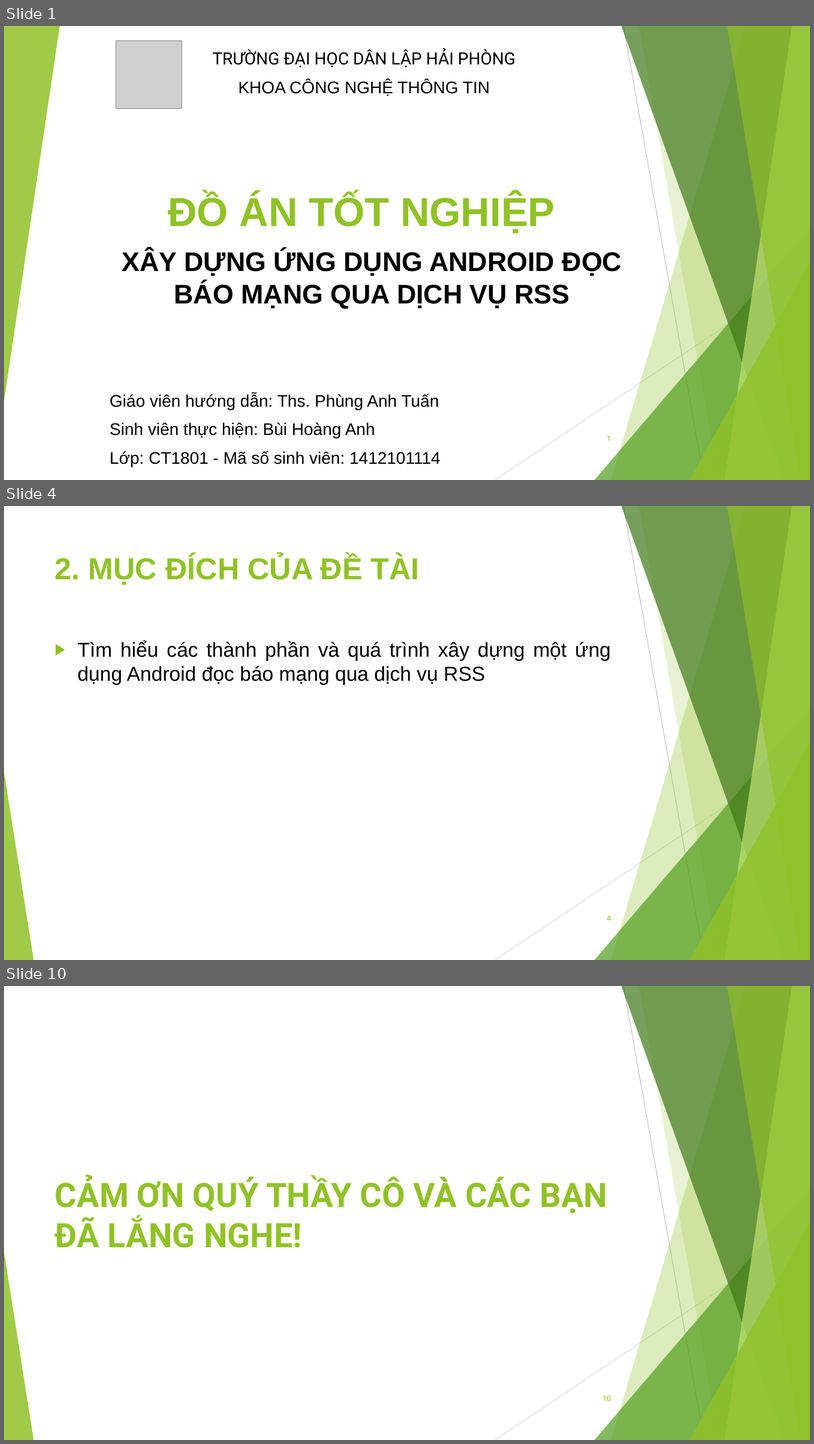
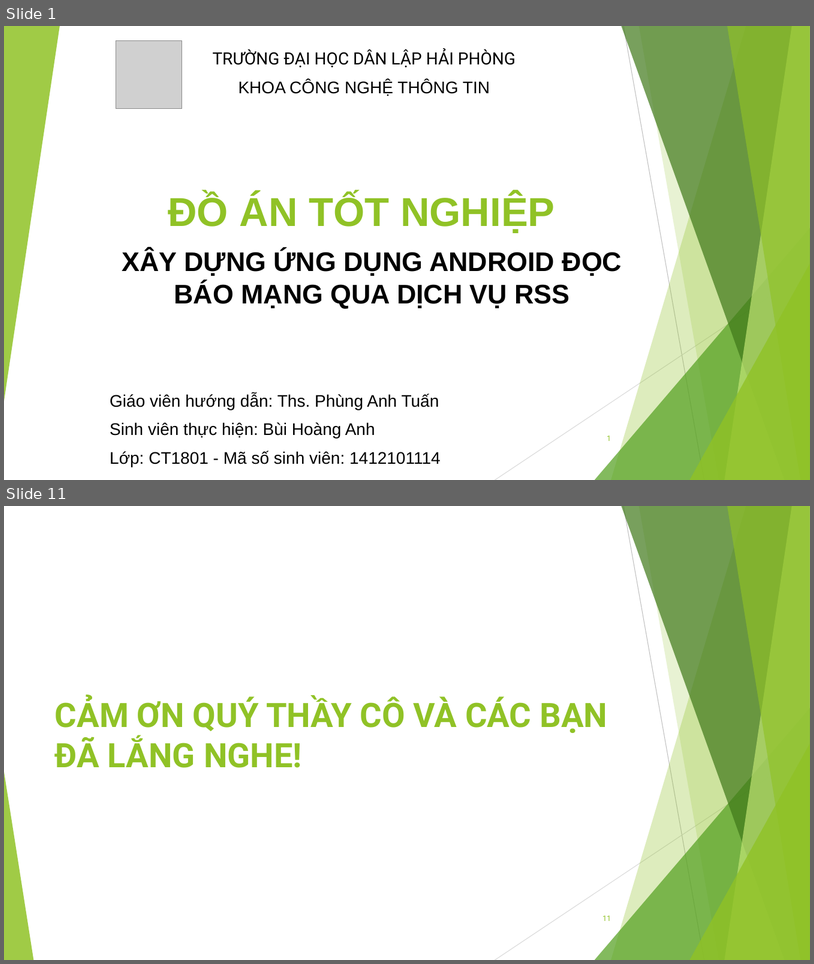
Before and after one commit to jangkyavn/BuiHoangAnh_1412101114, a slide deck: pp_BuiHoangAnh_1412101114.pptx. Shown one above the other, each under a label of ours: slides 1, 4 and 10 before the commit, slides 1 and 11 after it; the slides between them are not shown. The pictures are 814x1444 and 814x964 pixels, drawn with LibreOffice and Linux fonts; fonts in the diff are those of the drawing; grey boxes stand for pictures. Boxes give left, top, right and bottom in pixels: in the first picture for what was removed or moved away, otherwise in the second. Text is boxed around its words. In the diff, an @@ line names an element or a change of style, - is before the commit and + after.

```diff
--- a/pp_BuiHoangAnh_1412101114.pptx
+++ b/pp_BuiHoangAnh_1412101114.pptx
@@ slide 4 removed at [4,506,810,960], background #FFFFFF; not listed: 10 template elements that a slide beside it also shows @@
@@ title removed at [55,555,420,585] @@
-2. MỤC ĐÍCH CỦA ĐỀ TÀI
@@ text removed at [78,640,611,685] @@
-▶ Tìm hiểu các thành phần và quá trình xây dựng một ứng dụng Android đọc báo mạng qua dịch vụ RSS
@@ page number removed at [607,915,611,921] @@
-4
@@ what was slide 10 is now slide 11 @@
@@ page number at [603,915,611,921]: text changed @@
-10
+11
```
Also in this commit, not shown: 7 slides changed, 2 slides added, 19 other files.
